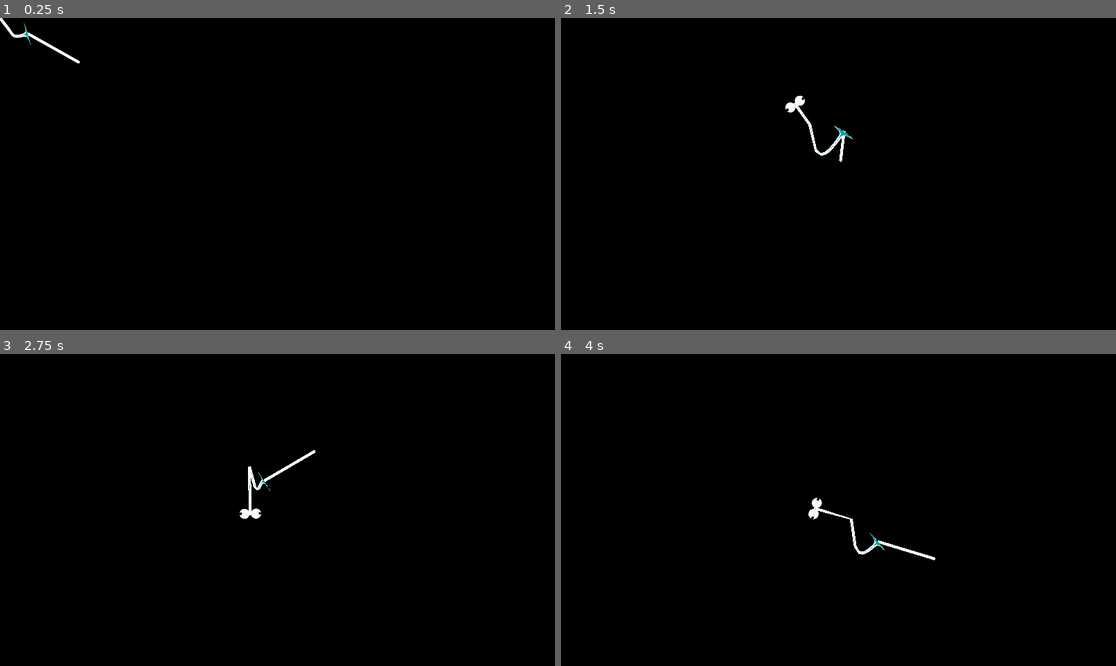
Above: before the commit, frames 1-4 (two rows, left to right).
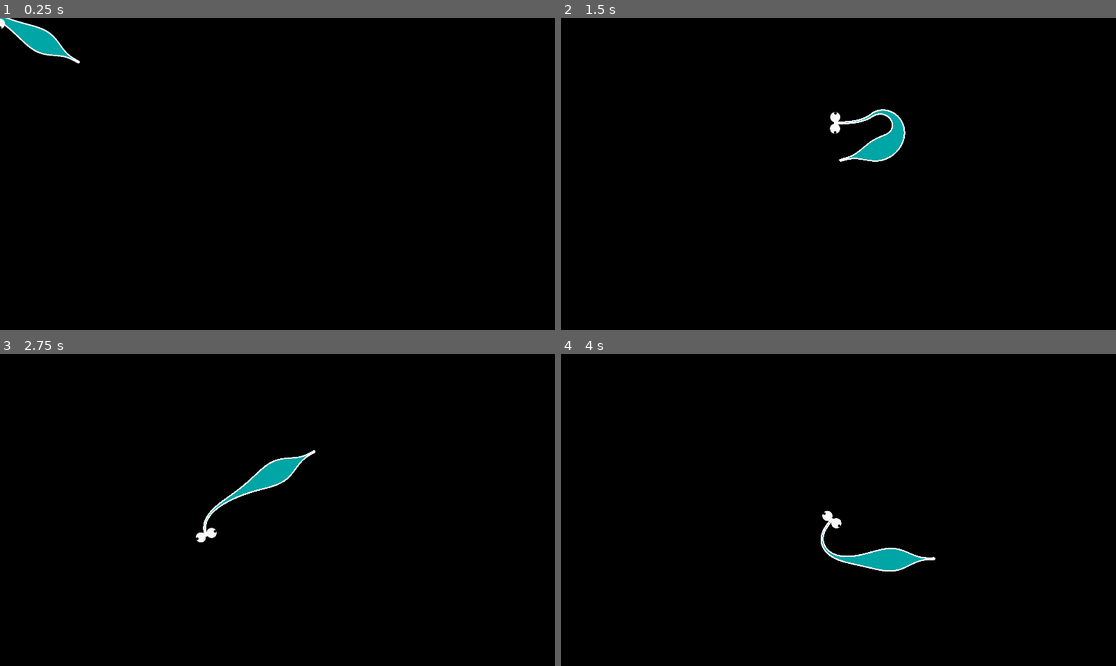
Above: after the commit, the same moments.

Repository: weedleeedle/worm-game
Game: Godot game, scene res://scene/main_scene/main_scene.tscn
Two runs of this game, one before a commit and one after it. Both use one fixed random seed, a clock stepped at 60 frames per second and the inputs below.
Inputs (mouse positions are in pixels of both pictures, inside the frame that each line leads up to):
- Up to frame 1 (0.25 s): no input
- Up to frame 2 (1.5 s): move the mouse to (960, 158) at 0.52 s; move the mouse to (727, 189) at 1.27 s
- Up to frame 3 (2.75 s): move the mouse to (333, 441) at 2.02 s
- Up to frame 4 (4 s): move the mouse to (810, 572) at 2.77 s; move the mouse to (1005, 556) at 3.52 s

The runs differ from the first frame. In frame 1, 0.7% of the frame differs, in the area x 0-14%, y 0-14%; in frame 2, 1.3%; in frame 3, 1.1%; in frame 4, 1.3%, in the area x 44-68%, y 46-70%.

Commit message:
Fixed bug with calculating body length

Diff:
--- a/component/body_segment/body_segment.gd
+++ b/component/body_segment/body_segment.gd
@@ -91,7 +91,7 @@
 	if child_segment == null:
 		return 0
 	else:
-		return child_segment.get_length() + 1
+		return child_segment.get_distance_to_tail() + 1
 
 ## Gets the total sum of all the body segments radiuses from here to the tail.
 ##
@@ -126,9 +126,9 @@
 	elif child_segment == null:
 		return get_distance_to_head() + 1
 	else:
-		# We have to add 3 to get the total length of the body, since the head and tail each return 0
-		# and we have to add one more for this segment.
-		return get_distance_to_head() + get_distance_to_tail() + 3
+		var head_dist := get_distance_to_head()
+		var tail_dist := get_distance_to_tail()
+		return head_dist + tail_dist + 1
 
 ## Get the real length from this segment to the head and the tail.
 func get_real_length() -> float:
--- a/scene/main_scene/main_scene.tscn
+++ b/scene/main_scene/main_scene.tscn
@@ -4,39 +4,28 @@
 [ext_resource type="Resource" uid="uid://dnw4yw0k2pb2y" path="res://resource/iterators/worm_on_a_string.tres" id="2_co2fn"]
 [ext_resource type="Script" uid="uid://c36u81uwa6gu0" path="res://src/segment_constraints/group_constraint.gd" id="3_vxise"]
 [ext_resource type="Script" uid="uid://bubfxjvewqaj8" path="res://src/segment_constraints/segment_constraint.gd" id="4_bxhx3"]
+[ext_resource type="Script" uid="uid://df5fvyk41gl1y" path="res://src/segment_constraints/distance_constraint.gd" id="5_n4opw"]
+[ext_resource type="Script" uid="uid://bveufj3y2tke7" path="res://src/segment_constraints/angle_constraint.gd" id="6_1psi4"]
 [ext_resource type="Script" uid="uid://bmgkh06h8vagm" path="res://src/accessories/accessory.gd" id="7_abis2"]
 [ext_resource type="Script" uid="uid://phelohebufk8" path="res://src/accessories/scene_accessory.gd" id="8_gbtja"]
 [ext_resource type="PackedScene" uid="uid://dn6j6tynciqx7" path="res://component/body_renderer/body_renderer.tscn" id="9_nbf3l"]
-[ext_resource type="Script" uid="uid://ur8mqj4gbxme" path="res://src/segment_constraints/iterator_constraint.gd" id="9_vxise"]
-[ext_resource type="Script" uid="uid://cfebchxkwkr7s" path="res://src/iterators/expression_iterator.gd" id="10_bxhx3"]
 [ext_resource type="Script" uid="uid://cai3g7scdoai3" path="res://src/outline/outline.gd" id="10_caomg"]
 [ext_resource type="Script" uid="uid://btng3safvwlh7" path="res://src/outline/render_set.gd" id="11_gyydh"]
 [ext_resource type="PackedScene" uid="uid://bru2tnj2ekgjo" path="res://component/property_manager/property_manager.tscn" id="12_wfqtb"]
 
 [sub_resource type="Resource" id="Resource_wfqtb"]
-script = ExtResource("10_bxhx3")
-expression = "-250*i"
-end_range = 1.0
-steps = 50
-metadata/_custom_type_script = "uid://cfebchxkwkr7s"
+script = ExtResource("5_n4opw")
+max_distance = 5.0
+metadata/_custom_type_script = "uid://df5fvyk41gl1y"
 
 [sub_resource type="Resource" id="Resource_co2fn"]
-script = ExtResource("10_bxhx3")
-expression = "100*sin(2*PI*i)"
-end_range = 1.0
-steps = 50
-metadata/_custom_type_script = "uid://cfebchxkwkr7s"
-
-[sub_resource type="Resource" id="Resource_abis2"]
-script = ExtResource("9_vxise")
-x_iterator = SubResource("Resource_wfqtb")
-y_iterator = SubResource("Resource_co2fn")
-max_distance = 200.0
-metadata/_custom_type_script = "uid://ur8mqj4gbxme"
+script = ExtResource("6_1psi4")
+min_angle = 175.0
+metadata/_custom_type_script = "uid://bveufj3y2tke7"
 
 [sub_resource type="Resource" id="Resource_vxise"]
 script = ExtResource("3_vxise")
-sub_constraints = Array[ExtResource("4_bxhx3")]([SubResource("Resource_abis2")])
+sub_constraints = Array[ExtResource("4_bxhx3")]([SubResource("Resource_wfqtb"), SubResource("Resource_co2fn")])
 metadata/_custom_type_script = "uid://c36u81uwa6gu0"
 
 [sub_resource type="Resource" id="Resource_bxhx3"]
